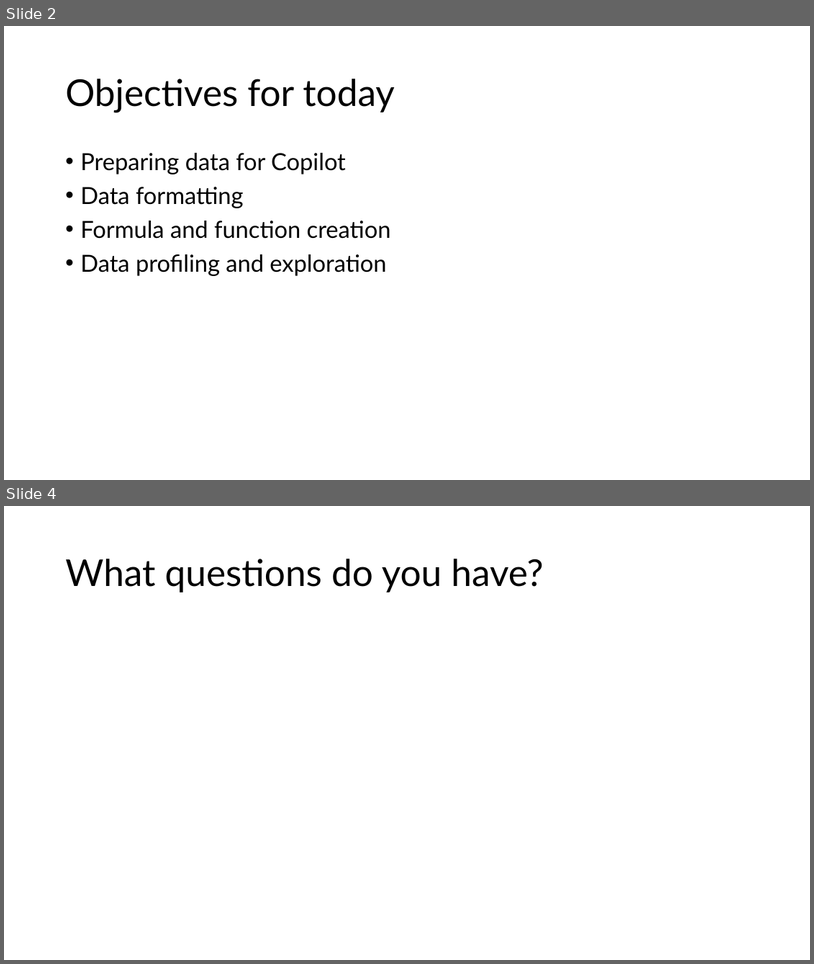
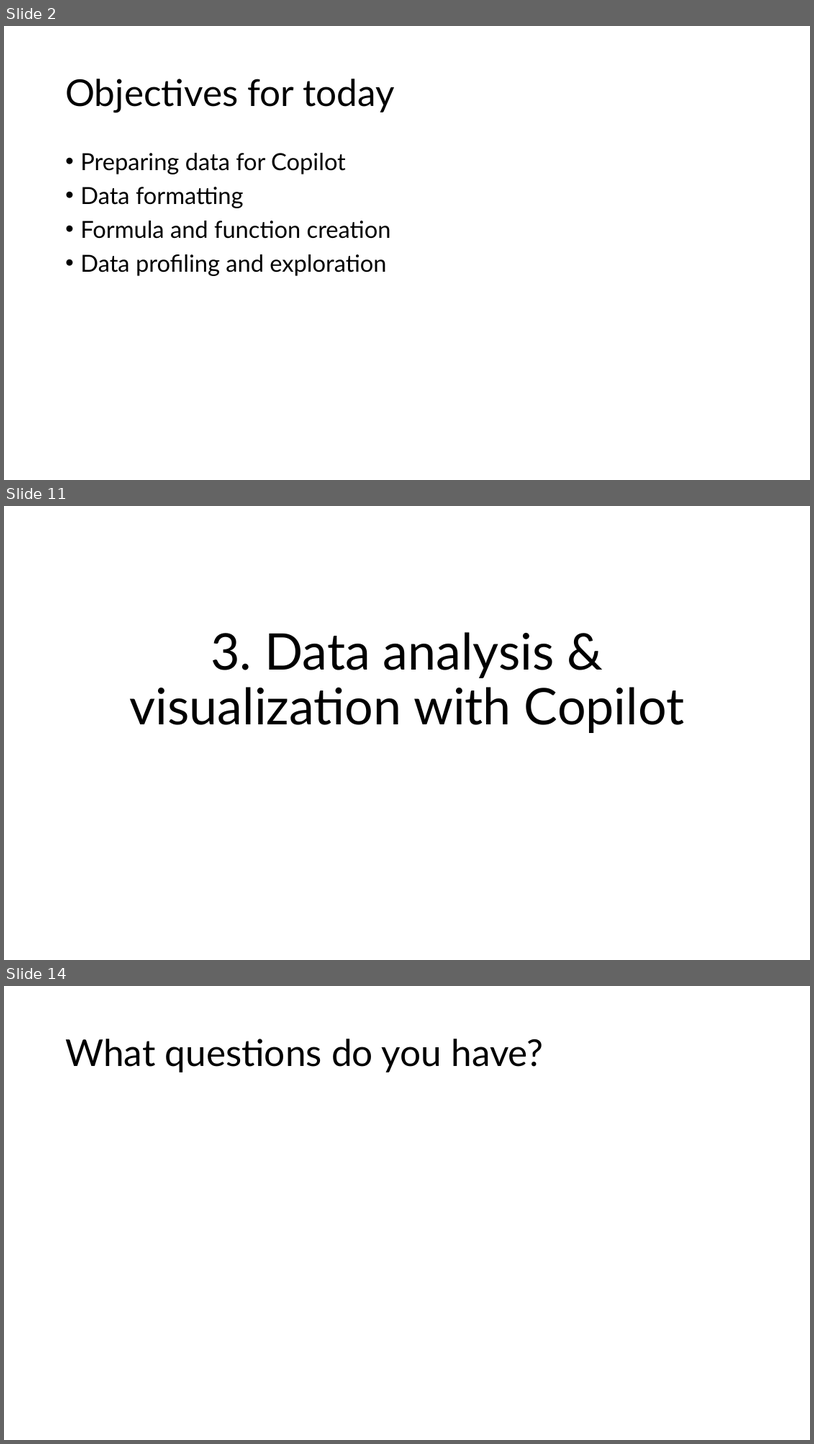
Before and after one commit to stringfestdata/complianceiq-intro-to-copilot-in-excel, a slide deck: complianceiq-intro-to-copilot-in-excel.pptx. Shown one above the other, each under a label of ours: slides 2 and 4 before the commit, slides 2, 11 and 14 after it; the slides between them are not shown. The pictures are 814x964 and 814x1444 pixels, drawn with LibreOffice and Linux fonts; fonts in the diff are those of the drawing. Boxes give left, top, right and bottom in pixels: in the first picture for what was removed or moved away, otherwise in the second. Text is boxed around its words. In the diff, an @@ line names an element or a change of style, - is before the commit and + after.

```diff
--- a/complianceiq-intro-to-copilot-in-excel.pptx
+++ b/complianceiq-intro-to-copilot-in-excel.pptx
@@ slide 11 added at box(4, 506, 810, 960), background #FFFFFF @@
@@ title added at box(129, 632, 684, 733), 60 pt, text #000000 @@
+3. Data analysis & visualization with Copilot
@@ what was slide 4 is now slide 14 @@
```
Also in this commit, not shown: 10 other slides added, 1 slide removed, 13 other files.
